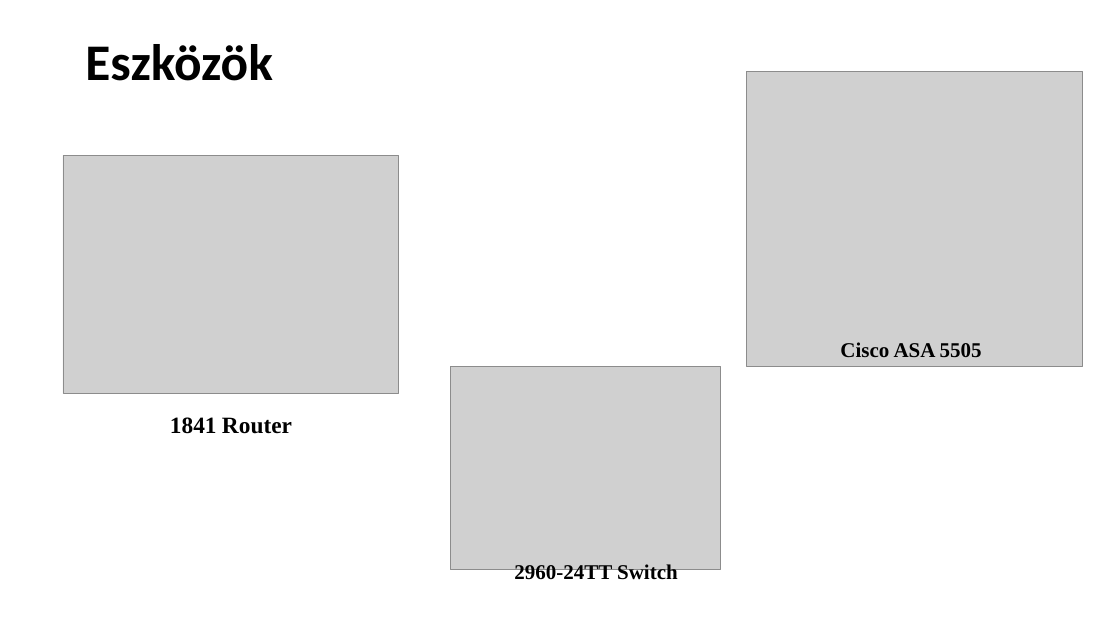
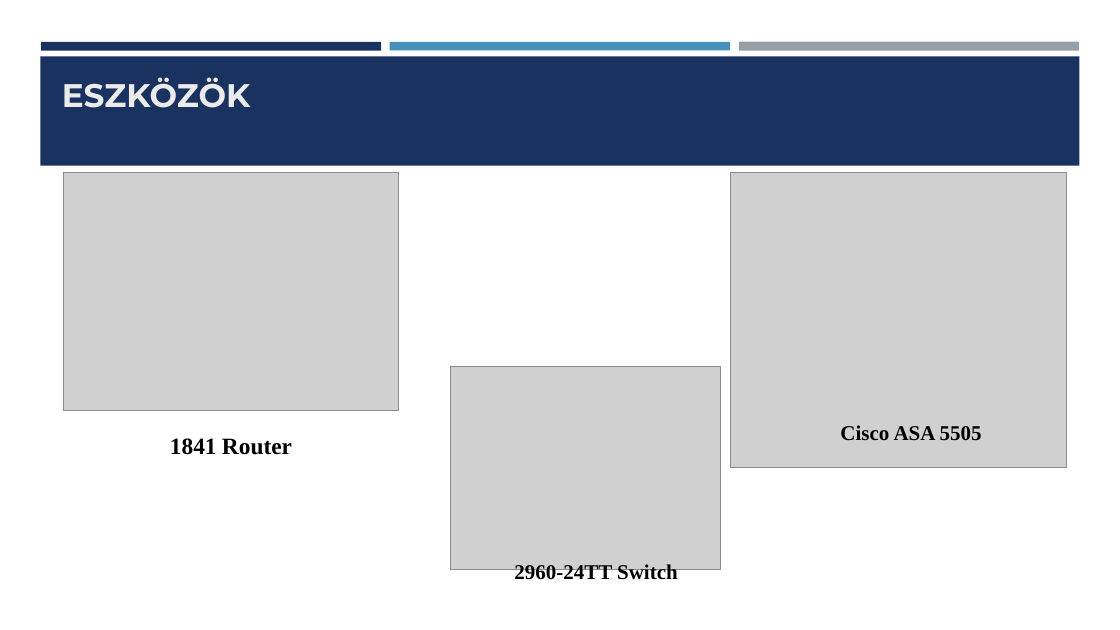
Before and after one commit to Dorina1200/vizsga, a slide deck: slide 3 of Hálózati Infrastruktúra Tervezése és Kivitelezése ppt.pptx. Drawn at 1120x630 pixels with LibreOffice and Linux fonts; fonts in the diff are those of the drawing; grey boxes stand for pictures. Boxes give left, top, right and bottom in pixels: in the first picture for what was removed or moved away, otherwise in the second. Text is boxed around its words. In the diff, an @@ line names an element or a change of style, - is before the commit and + after.

```diff
--- a/Hálózati Infrastruktúra Tervezése és Kivitelezése ppt.pptx
+++ b/Hálózati Infrastruktúra Tervezése és Kivitelezése ppt.pptx
@@ rectangle added at (x1=40, y1=56, x2=1080, y2=166), fill #1A3260 @@
@@ rectangle added at (x1=41, y1=42, x2=381, y2=50), fill #1A3260 @@
@@ rectangle added at (x1=390, y1=42, x2=730, y2=50), fill #4590B8 @@
@@ rectangle added at (x1=739, y1=42, x2=1079, y2=51), fill #969FA7 @@
@@ title "ESZKÖZÖK" at (x1=62, y1=77, x2=251, y2=108): vertical alignment middle to bottom @@
@@ title at (x1=62, y1=77, x2=251, y2=108): text changed; size 44 to 28 pt; font Calibri to Montserrat; text colour #000000 to #EBEBEB @@
-Eszközök
+ESZKÖZÖK
@@ picture moved from (x1=63, y1=155, x2=399, y2=393) to (x1=63, y1=172, x2=399, y2=410) @@
@@ picture moved from (x1=747, y1=71, x2=1083, y2=366) to (x1=731, y1=173, x2=1067, y2=468) @@
@@ text "Cisco ASA 5505" moved from (x1=840, y1=342, x2=982, y2=357) to (x1=840, y1=425, x2=982, y2=440) @@
@@ text "1841 Router" moved from (x1=170, y1=417, x2=292, y2=434) to (x1=170, y1=438, x2=292, y2=455) @@
```
Also in this commit, not shown: 7 other slides changed, 1 slide added, 2 slides removed.
